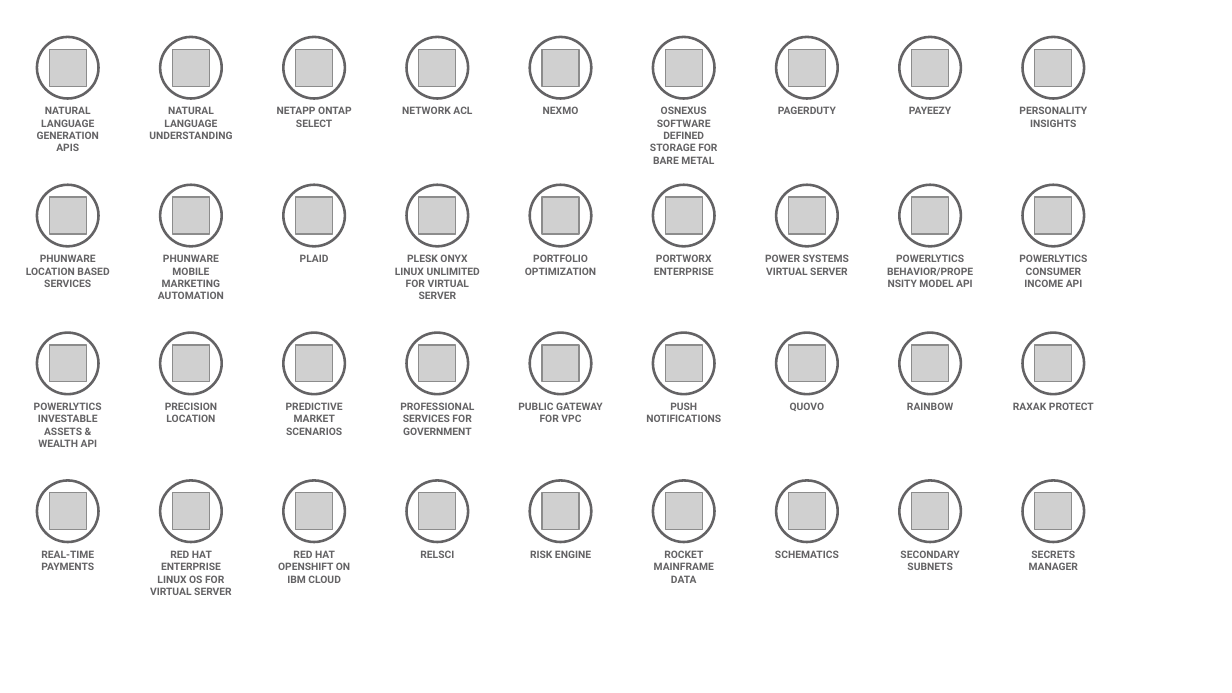
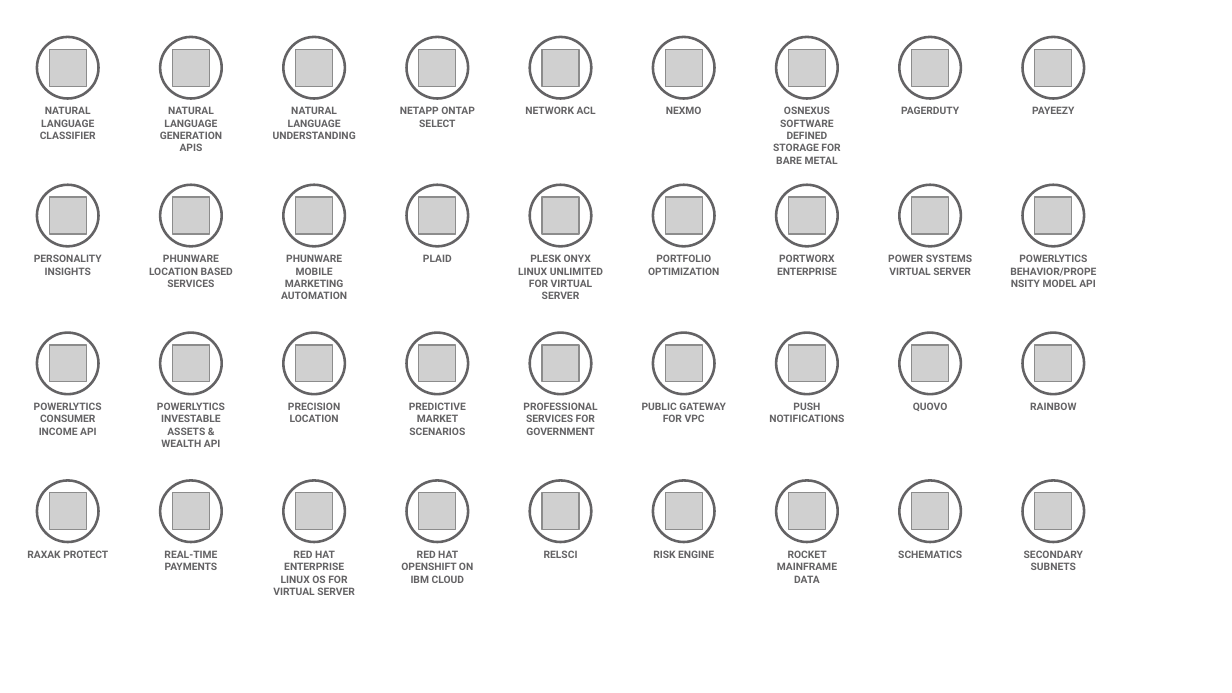
Before and after one commit to l2fprod/myarchitecture, a slide deck: slide 7 of mycatalog-architecture-diagram-template.pptx. Drawn at 1232x693 pixels with LibreOffice and Linux fonts; fonts in the diff are those of the drawing; grey boxes stand for pictures. Boxes give left, top, right and bottom in pixels: in the first picture for what was removed or moved away, otherwise in the second. Text is boxed around its words. In the diff, an @@ line names an element or a change of style, - is before the commit and + after.

```diff
--- a/mycatalog-architecture-diagram-template.pptx
+++ b/mycatalog-architecture-diagram-template.pptx
@@ text at box(40, 106, 96, 139): text changed @@
-NATURAL LANGUAGE GENERATION APIS
+NATURAL LANGUAGE CLASSIFIER
@@ text at box(160, 106, 222, 151): text changed @@
-NATURAL LANGUAGE UNDERSTANDING
+NATURAL LANGUAGE GENERATION APIS
@@ text added at box(273, 106, 356, 139), 6 pt, text #646365, bold @@
+NATURAL LANGUAGE UNDERSTANDING
@@ text "PERSONALITY INSIGHTS": place and size @@
-text "PERSONALITY INSIGHTS" at box(1019, 106, 1087, 127)
+text "PERSONALITY INSIGHTS" at box(34, 254, 102, 275)
@@ text removed at box(887, 254, 973, 287) @@
-POWERLYTICS BEHAVIOR/PROPENSITY MODEL API
@@ text at box(1010, 254, 1096, 287): text changed @@
-POWERLYTICS CONSUMER INCOME API
+POWERLYTICS BEHAVIOR/PROPENSITY MODEL API
@@ text at box(34, 402, 102, 435): text changed @@
-POWERLYTICS INVESTABLE ASSETS & WEALTH API
+POWERLYTICS CONSUMER INCOME API
@@ text added at box(157, 402, 225, 447), 6 pt, text #646365, bold @@
+POWERLYTICS INVESTABLE ASSETS & WEALTH API
@@ text "RAXAK PROTECT": place and size @@
-text "RAXAK PROTECT" at box(1013, 402, 1094, 410)
+text "RAXAK PROTECT" at box(27, 550, 108, 558)
@@ 28 texts: place and size @@
-28 texts at box(26, 106, 959, 595)
+28 texts at box(149, 106, 1083, 595)
@@ text removed at box(1029, 550, 1078, 570) @@
-SECRETS MANAGER
```
Also in this commit, not shown: 6 other slides changed, 1 other file.
